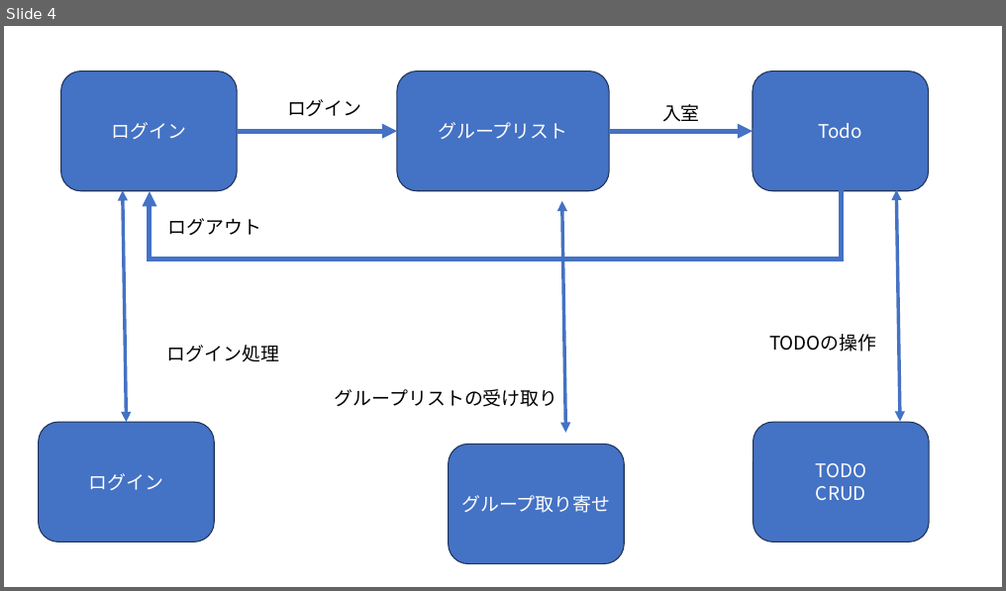
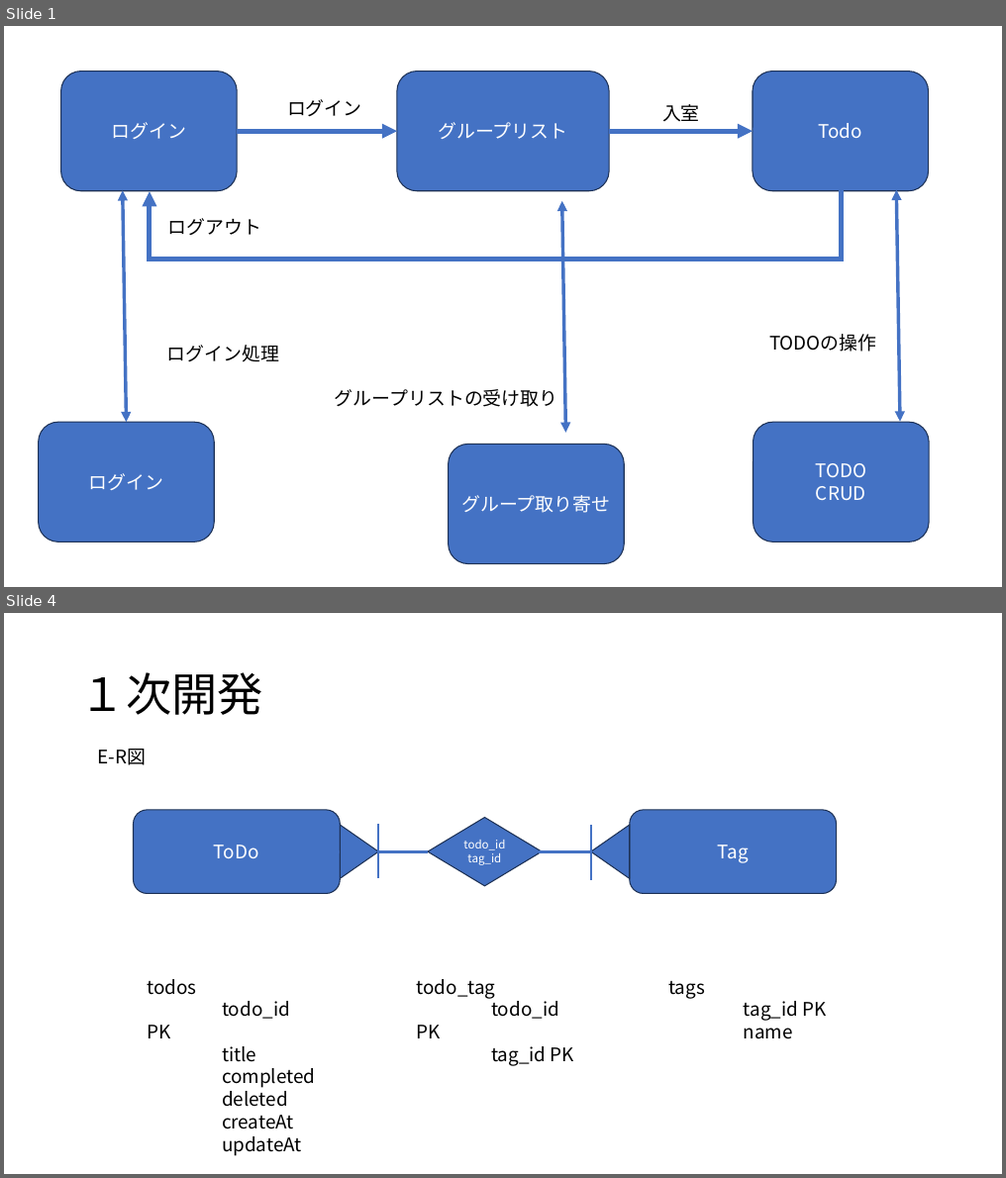
Before and after one commit to webfrontier-intern-20231002-20231031/todo-team-a, a slide deck: doc/Todo.pptx. Shown one above the other, each under a label of ours: slide 4 before the commit, slides 1 and 4 after it; the slides between them are not shown. The pictures are 1006x591 and 1006x1178 pixels, drawn with LibreOffice and Linux fonts; fonts in the diff are those of the drawing. Boxes give left, top, right and bottom in pixels: in the first picture for what was removed or moved away, otherwise in the second. Text is boxed around its words. In the diff, an @@ line names an element or a change of style, - is before the commit and + after.

```diff
--- a/doc/Todo.pptx
+++ b/doc/Todo.pptx
@@ slide 4 added at (4, 613, 1002, 1174), background #FFFFFF @@
@@ title added at (80, 672, 263, 715), 44 pt, text #000000 @@
+１次開発
@@ text added at (98, 749, 147, 765), 18 pt, text #000000 @@
+E-R図
@@ rounded rectangle added at (134, 810, 341, 894), fill #4472C4, outline #1E3256 1 pt, 18 pt, text #FFFFFF @@
+ToDo
@@ diamond added at (428, 817, 542, 886), fill #4472C4, outline #1E3256 1 pt, 11 pt, text #FFFFFF @@
+todo_id
+tag_id
@@ rounded rectangle added at (630, 810, 837, 894), fill #4472C4, outline #1E3256 1 pt, 18 pt, text #FFFFFF @@
+Tag
@@ triangle added at (341, 825, 379, 878), fill #4472C4, outline #1E3256 1 pt @@
@@ line added from (378, 824) to (378, 878), #4472C4 2.25 pt @@
@@ triangle added at (591, 825, 630, 878), fill #4472C4, outline #1E3256 1 pt @@
@@ line added from (591, 825) to (591, 880), #4472C4 2.25 pt @@
@@ elbow line added from (428, 852) to (337, 852), #4472C4 3 pt @@
@@ elbow line added from (630, 852) to (539, 852), #4472C4 3 pt @@
@@ text added at (147, 979, 315, 1157), 18 pt, text #000000 @@
+todos
+todo_id PK
+title
+completed
+deleted
+createAt
+updateAt
@@ text added at (417, 979, 574, 1066), 18 pt, text #000000 @@
+todo_tag
+todo_id PK
+tag_id PK
@@ text added at (668, 981, 826, 1040), 18 pt, text #000000 @@
+tags
+tag_id PK
+name
@@ what was slide 4 is now slide 1 @@
```
Also in this commit, not shown: 1 slide changed, 6 other slides added, 4 slides removed, 9 other files.
